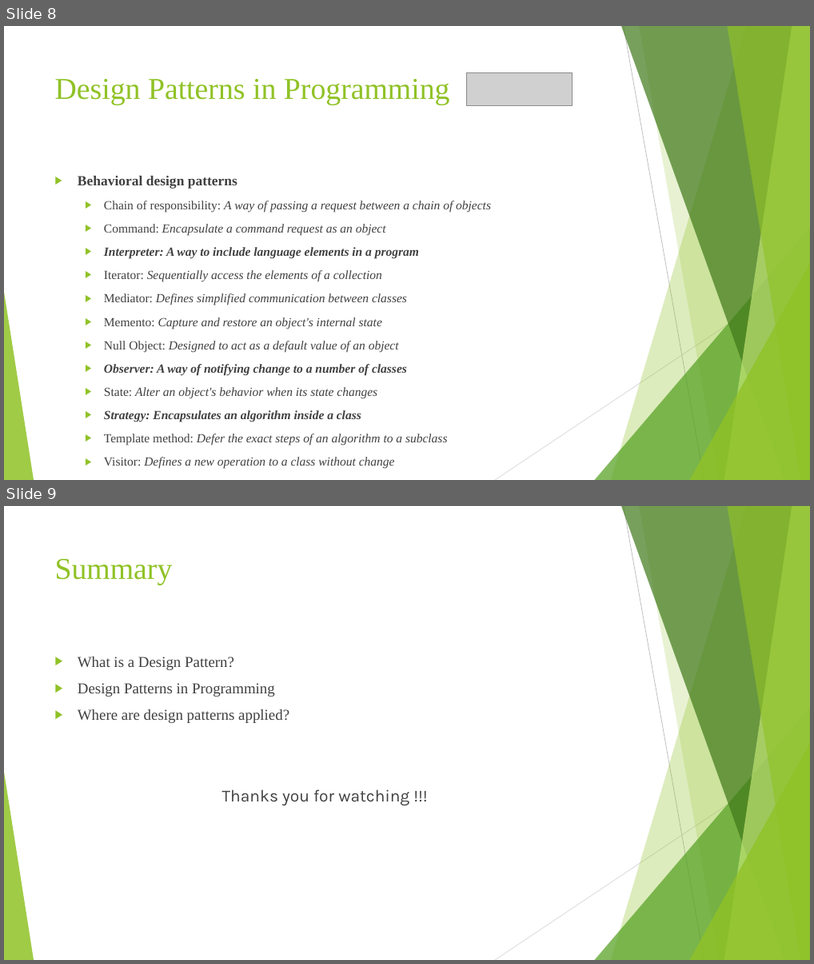
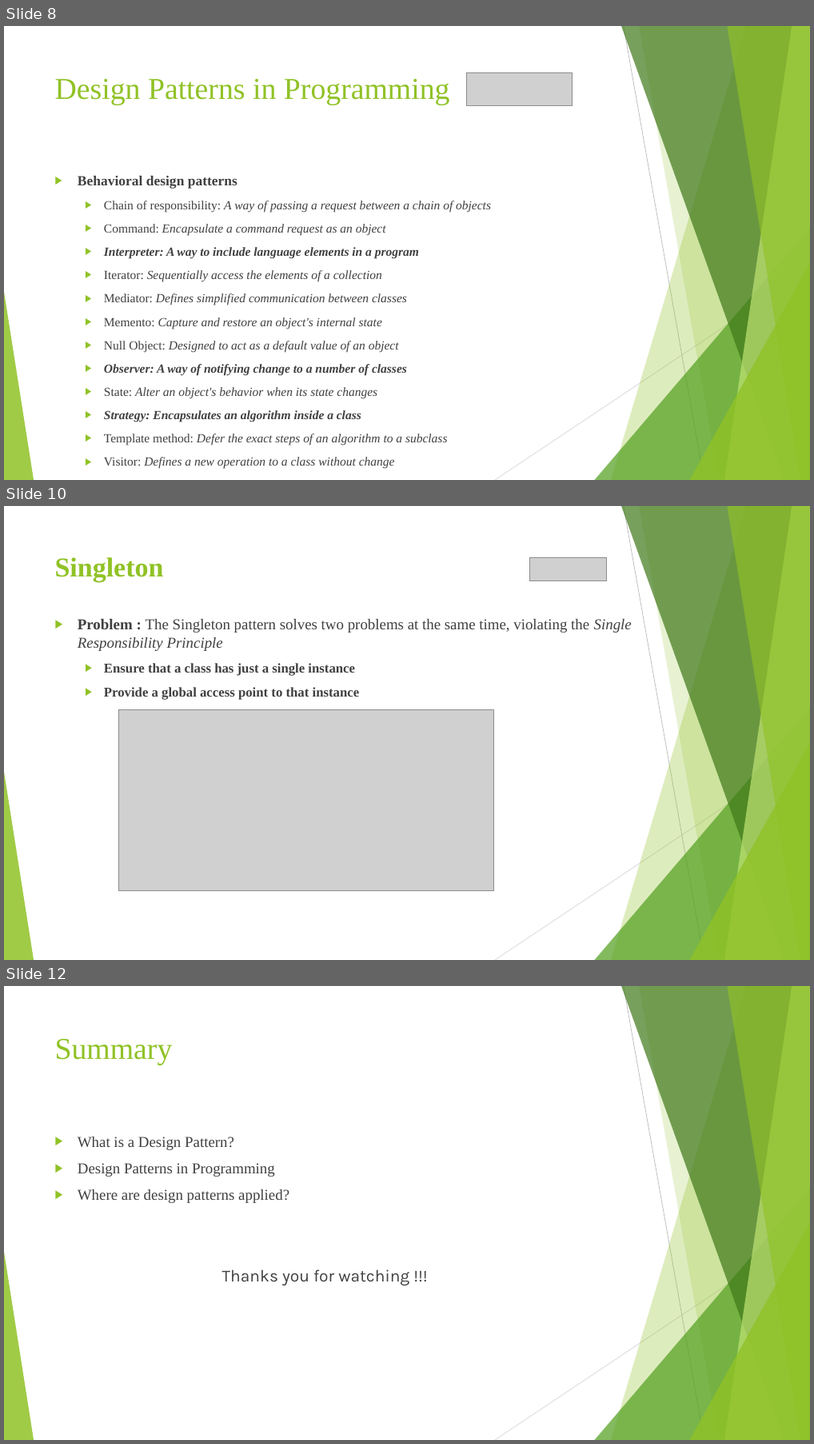
Before and after one commit to ThanhTrieu/php-docker, a slide deck: docs/Design Pattern - Introduction and Demo with PHP.pptx. Shown one above the other, each under a label of ours: slides 8 and 9 before the commit, slides 8, 10 and 12 after it; the slides between them are not shown. The pictures are 814x964 and 814x1444 pixels, drawn with LibreOffice and Linux fonts; fonts in the diff are those of the drawing; grey boxes stand for pictures. Boxes give left, top, right and bottom in pixels: in the first picture for what was removed or moved away, otherwise in the second. Text is boxed around its words. In the diff, an @@ line names an element or a change of style, - is before the commit and + after.

```diff
--- a/docs/Design Pattern - Introduction and Demo with PHP.pptx
+++ b/docs/Design Pattern - Introduction and Demo with PHP.pptx
@@ slide 10 added at [4,506,810,960], background #FFFFFF; not listed: 10 template elements that a slide beside it also shows @@
@@ title added at [55,557,164,582], 32.4 pt, text #90C226, bold @@
+Singleton
@@ picture added at [530,557,606,580] @@
@@ text added at [78,619,632,700], 18 pt, text #404040 @@
+▶ Problem : The Singleton pattern solves two problems at the same time, violating the Single Responsibility Principle
+  ▶ Ensure that a class has just a single instance
+  ▶ Provide a global access point to that instance
@@ picture added at [118,709,494,890] @@
@@ what was slide 9 is now slide 12 @@
```
Also in this commit, not shown: 2 other slides added.
